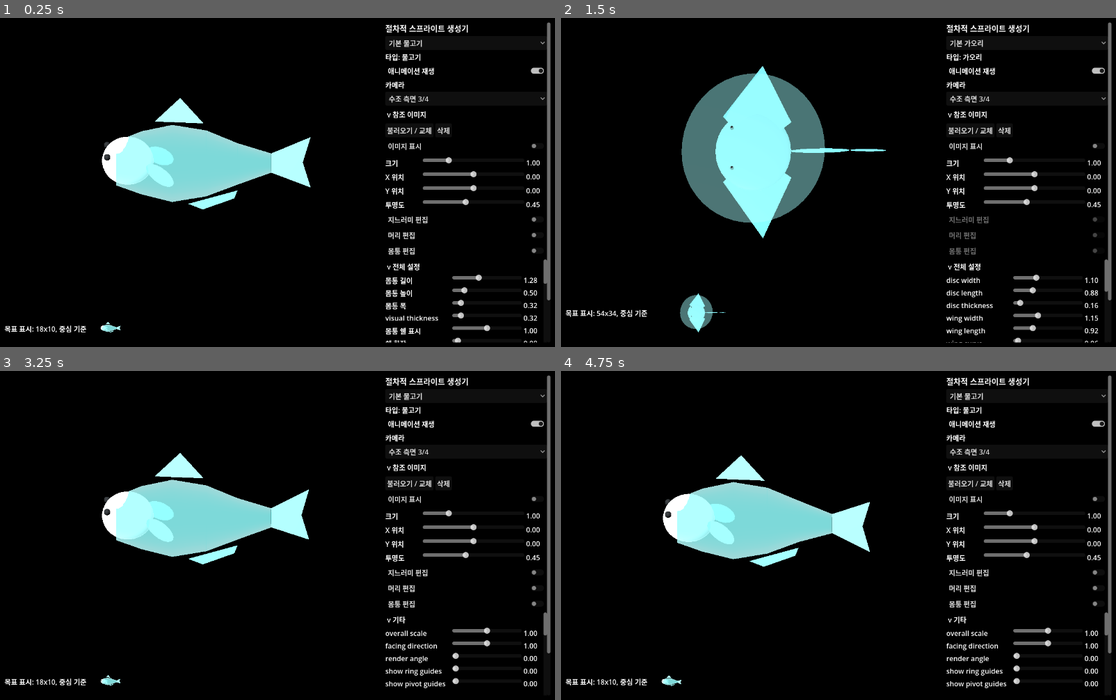
Above: before the commit, frames 1-4 (two rows, left to right).
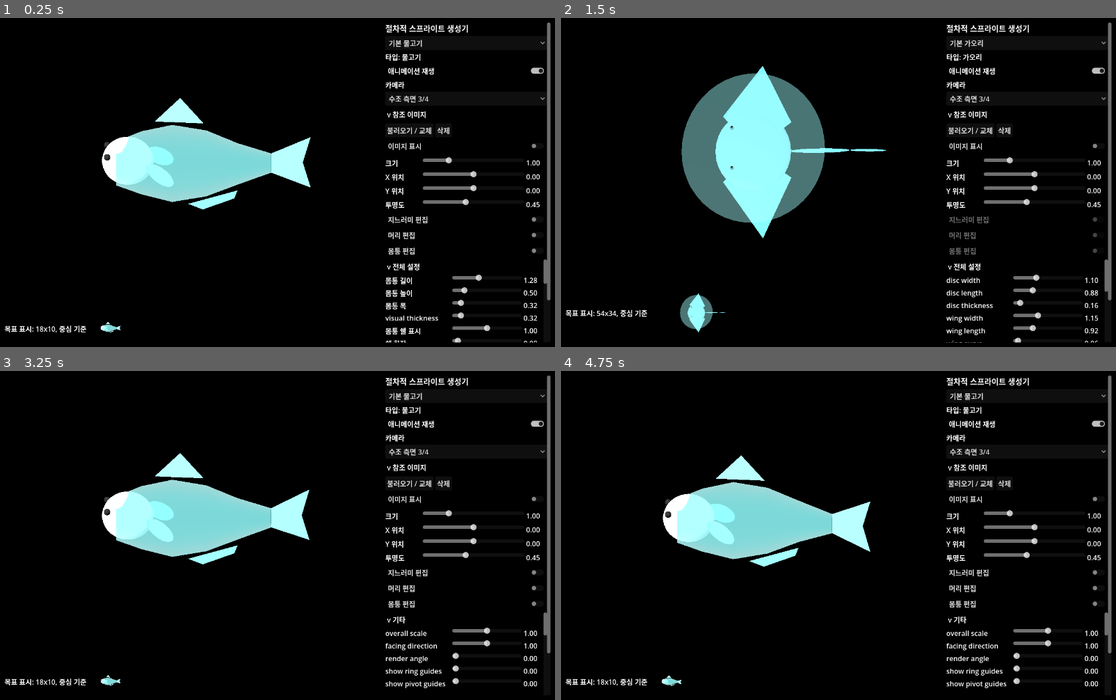
Above: after the commit, the same moments.

Repository: currywhaleshark/aquarium_sprite_mock-up_generator
Game: Godot game, scene res://scenes/Main.tscn
The game is run twice, just before and just after one commit, with the same random seed, the same clock (stepped at 60 frames per second) and the same inputs.
Inputs:
- Up to frame 1 (0.25 s): no input
- Up to frame 2 (1.5 s): click "기본 물고기" at 0.5 s; click "애니메이션 재생" at 1.25 s
- Up to frame 3 (3.25 s): click "기본 가오리" at 2 s; click "수조 측면 3/4" at 2.75 s
- Up to frame 4 (4.75 s): click "v 참조 이미지" at 3.5 s; click "> 참조 이미지" at 4.25 s

The runs differ from the first frame. In frame 1, less than 0.1% of the frame differs, in the area x 51-56%, y 36-51%; in frame 2, nothing differs; in frame 3, less than 0.1%, in the area x 21-56%, y 24-95%; in frame 4, less than 0.1%.

Commit message:
Use motion profile gains in fish rig

Diff:
--- a/scripts/creature/FishRig.gd
+++ b/scripts/creature/FishRig.gd
@@ -4,8 +4,6 @@
 const PF := preload("res://scripts/creature/PrimitiveFactory.gd")
 const TMF := preload("res://scripts/materials/ToonMaterialFactory.gd")
 const BodyProfileScript := preload("res://scripts/creature/BodyProfile.gd")
-const FIN_YAW_FOLLOW_STRENGTH := 0.25
-const TAIL_FIN_EXTRA_SWING_STRENGTH := 0.55
 
 var body_pivot: Node3D
 var tail_pivot_1: Node3D
@@ -423,16 +421,16 @@
 	if dorsal_fin:
 		var dorsal_attach_t := param_float("dorsal_1_attach_t", 0.45)
 		dorsal_fin.position = _animated_surface_position("dorsal", dorsal_attach_t, 0.035, 0.0, float(parameters.get("dorsal_fin_offset_x", 0.0)), centers, yaws)
-		dorsal_fin.rotation_degrees = Vector3(0.0, _fin_follow_yaw(dorsal_attach_t, yaws), _surface_tangent_angle_degrees("dorsal", dorsal_attach_t))
+		dorsal_fin.rotation_degrees = Vector3(_median_fin_flap(loop_phase), _fin_follow_yaw(dorsal_attach_t, yaws), _surface_tangent_angle_degrees("dorsal", dorsal_attach_t))
 	if dorsal_2_fin:
 		var dorsal_2_attach_t := param_float("dorsal_2_attach_t", 0.68)
 		dorsal_2_fin.position = _animated_surface_position("dorsal", dorsal_2_attach_t, 0.028, 0.0, 0.0, centers, yaws)
-		dorsal_2_fin.rotation_degrees = Vector3(0.0, _fin_follow_yaw(dorsal_2_attach_t, yaws), _surface_tangent_angle_degrees("dorsal", dorsal_2_attach_t))
+		dorsal_2_fin.rotation_degrees = Vector3(_median_fin_flap(loop_phase, 0.12), _fin_follow_yaw(dorsal_2_attach_t, yaws), _surface_tangent_angle_degrees("dorsal", dorsal_2_attach_t))
 	if anal_fin:
 		var anal_attach_t := param_float("anal_attach_t", 0.64)
 		var anal_yaw := _fin_follow_yaw(anal_attach_t, yaws)
 		anal_fin.position = _animated_surface_position("ventral", anal_attach_t, 0.03, 0.0, float(parameters.get("anal_fin_offset_x", 0.0)), centers, yaws)
-		anal_fin.rotation_degrees = Vector3(0.0, anal_yaw, _surface_tangent_angle_degrees("ventral", anal_attach_t))
+		anal_fin.rotation_degrees = Vector3(-_median_fin_flap(loop_phase, 0.5), anal_yaw, _surface_tangent_angle_degrees("ventral", anal_attach_t))
 	if pelvic_l and pelvic_r:
 		var pelvic_attach_t := param_float("pelvic_attach_t", 0.36)
 		var pelvic_z := _surface_radius_z(pelvic_attach_t) * 0.32
@@ -474,12 +472,18 @@
 	var global_sway := param_float("global_sway_amount", param_float("body_sway_amount", 3.0))
 	var tail_multiplier := param_float("tail_sway_multiplier", 1.0)
 	var tail_stem_weight := _ring_sway_weight("tail_stem", 1.0)
-	var tail_fin_yaw := sin(loop_phase * TAU - phase_delay * 2.4) * global_sway * tail_multiplier * tail_stem_weight * TAIL_FIN_EXTRA_SWING_STRENGTH
+	var tail_extra_swing := param_float("tail_fin_extra_swing", 0.45)
+	var tail_fin_yaw := sin(loop_phase * TAU - phase_delay * 2.4) * global_sway * tail_multiplier * tail_stem_weight * tail_extra_swing
 	tail_fin_pivot.position = Vector3.ZERO
 	tail_fin_pivot.rotation_degrees = Vector3(0.0, tail_fin_yaw, 0.0)
 
 func _fin_follow_yaw(attach_t: float, yaws: PackedFloat32Array) -> float:
-	return _sample_animated_shell_yaw(attach_t, yaws) * FIN_YAW_FOLLOW_STRENGTH
+	return _sample_animated_shell_yaw(attach_t, yaws) * param_float("fin_yaw_follow_strength", 0.25)
+
+func _median_fin_flap(loop_phase: float, phase_offset: float = 0.0) -> float:
+	var flap_amount := param_float("median_fin_flap_amount", 1.5)
+	var flap_phase := param_float("median_fin_flap_phase", 0.5)
+	return sin(loop_phase * TAU * 2.0 - (flap_phase + phase_offset) * TAU) * flap_amount
 
 func _animated_surface_position(side: String, attach_t: float, margin: float, local_z: float, offset_x: float, centers: PackedVector3Array, yaws: PackedFloat32Array) -> Vector3:
 	var sample := _sample_shell_profile(attach_t)
--- a/scripts/tools/ShellRigTest.gd
+++ b/scripts/tools/ShellRigTest.gd
@@ -2,6 +2,7 @@
 
 const FishRigScript := preload("res://scripts/creature/FishRig.gd")
 const RayRigScript := preload("res://scripts/creature/RayRig.gd")
+const BodyProfileScript := preload("res://scripts/creature/BodyProfile.gd")
 
 func _ready() -> void:
 	var fish: FishRig = FishRigScript.new()
@@ -32,6 +33,33 @@
 	assert(pectoral_l != null)
 	assert(dorsal.position.y > 0.34)
 	assert(abs(pectoral_l.position.z) > 0.25)
+
+	for mode in BodyProfileScript.swim_mode_names():
+		var mode_fish: FishRig = FishRigScript.new()
+		add_child(mode_fish)
+		var mode_parameters := {
+			"shell_enabled": 1.0,
+			"shell_expand": 0.12,
+			"base_color": "#46c6cf",
+			"secondary_color": "#d6fbff"
+		}
+		BodyProfileScript.apply_swim_mode(mode_parameters, mode)
+		mode_fish.set_parameters(mode_parameters)
+		await get_tree().process_frame
+		mode_fish.apply_pose(0.25)
+		var mode_tail := mode_fish.get_node("BodyPivot/TailPivot1/TailPivot2/TailFinPivot") as Node3D
+		var mode_dorsal := mode_fish.get_node_or_null("BodyPivot/DorsalFin1") as MeshInstance3D
+		var mode_anal := mode_fish.get_node_or_null("BodyPivot/AnalFin") as MeshInstance3D
+		assert(mode_tail != null)
+		assert(mode_dorsal != null)
+		assert(mode_anal != null)
+		assert(is_finite(mode_tail.rotation_degrees.y))
+		assert(is_finite(mode_dorsal.rotation_degrees.x))
+		assert(is_finite(mode_anal.rotation_degrees.x))
+		if mode == "puffer":
+			assert(abs(mode_dorsal.rotation_degrees.x) > 0.1)
+			assert(abs(mode_anal.rotation_degrees.x) > 0.1)
+		mode_fish.queue_free()
 
 	var ray: RayRig = RayRigScript.new()
 	add_child(ray)
